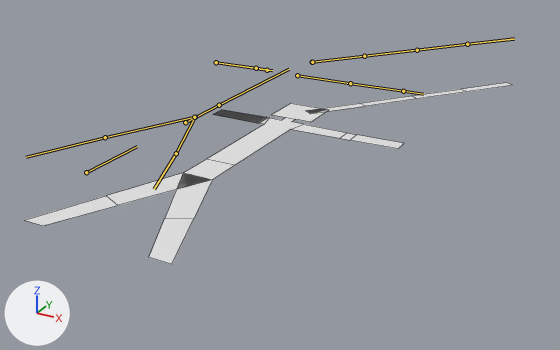
An edit to the Blender file Shapes/stickman.blend, drawn before and after from the same camera.
The view is the same before and after, from a 50 mm lens placed at (0.953, -0.987, 0.576), pointed at (0.073, 0.613, -0.224). Every picture has the same lights, and +X, +Y and +Z are marked at lower left. The bones that bend it are drawn over the model as lines. Mesh edges are drawn as thin lines.

In view in the first picture: 'Stickman'.
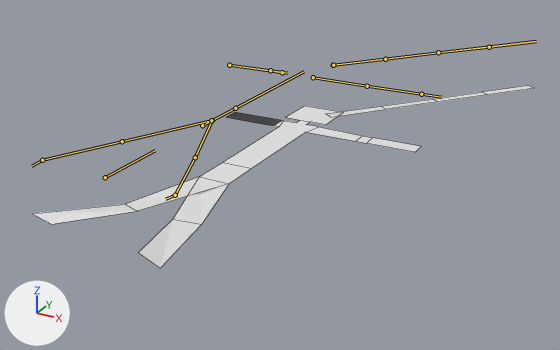
The newer file adds an action. The first version stands in its rest pose; the second is drawn at frame 7 of the action 'Step Top'.

Pixel boxes [x1, y1, x2, y2] of what changed, in the pictures (560 x 350 px):
'Stickman', posed: before [26, 83, 511, 264]; after [33, 86, 533, 268]
bone 'ULeg.R', root to tip: before (195, 117) to (176, 153); after (212, 120) to (195, 157)
bone 'LLeg.R', root to tip: before (176, 153) to (154, 189); after (195, 157) to (175, 195)
bone 'ULeg.L', root to tip: before (194, 117) to (105, 137); after (211, 120) to (122, 141)
bone 'LLeg.L', root to tip: before (105, 137) to (26, 157); after (122, 141) to (42, 160)

What the commit changed:
Object 'Armature' (bone_rig_object) moves from (0.0, 0.0, 0.0) to (0.045, 0.0, 0.0).
Bone 'ULeg.R' (bone_uleg_r) turns from (0, 0, 0) to (0, 6, 0) degrees about its own x, y and z.
Bone 'LLeg.R' (bone_lleg_r) turns from (0, 0, 0) to (0, -30, 0) degrees about its own x, y and z.
Bone 'ULeg.L' (bone_uleg_l) turns from (0, 0, 0) to (0, 27, 0) degrees about its own x, y and z.
Bone 'LLeg.L' (bone_lleg_l) turns from (0, 0, 0) to (0, -40, 0) degrees about its own x, y and z.
